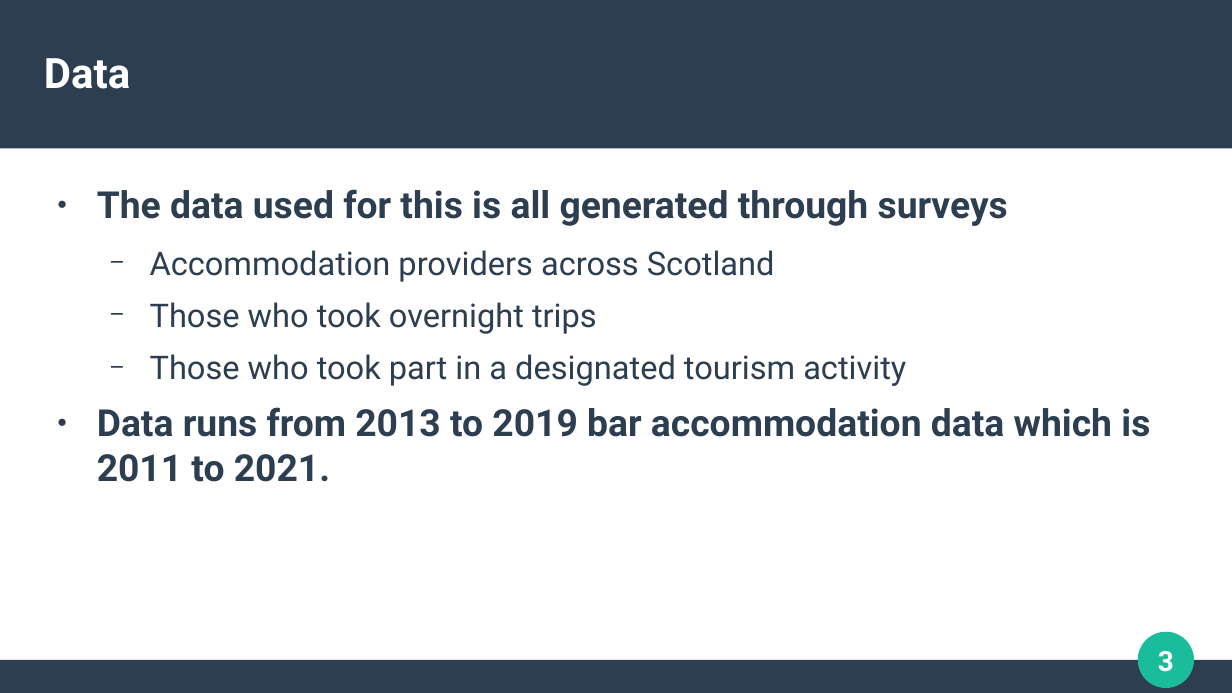
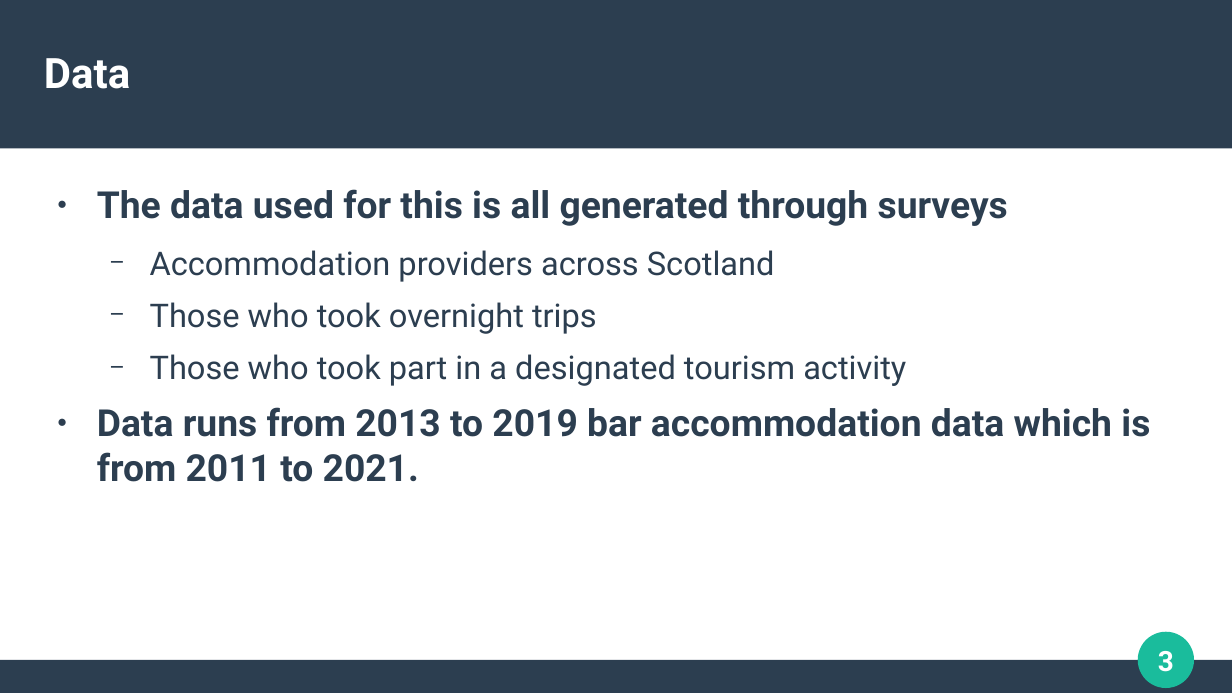
Before and after one commit to DavBradshaw/Final-project---Visit-Scotland, a slide deck: slide 3 of Presentation.odp. Drawn at 1232x693 pixels with LibreOffice and Linux fonts; fonts in the diff are those of the drawing. Boxes give left, top, right and bottom in pixels: in the first picture for what was removed or moved away, otherwise in the second. Text is boxed around its words. In the diff, an @@ line names an element or a change of style, - is before the commit and + after.

```diff
--- a/Presentation.odp
+++ b/Presentation.odp
@@ text at [97, 407, 1150, 482]: text changed @@
-● Data runs from 2013 to 2019 bar accommodation data which is 2011 to 2021.
+● Data runs from 2013 to 2019 bar accommodation data which is from 2011 to 2021.
```
Also in this commit, not shown: 2 other slides changed, 4 other files.
